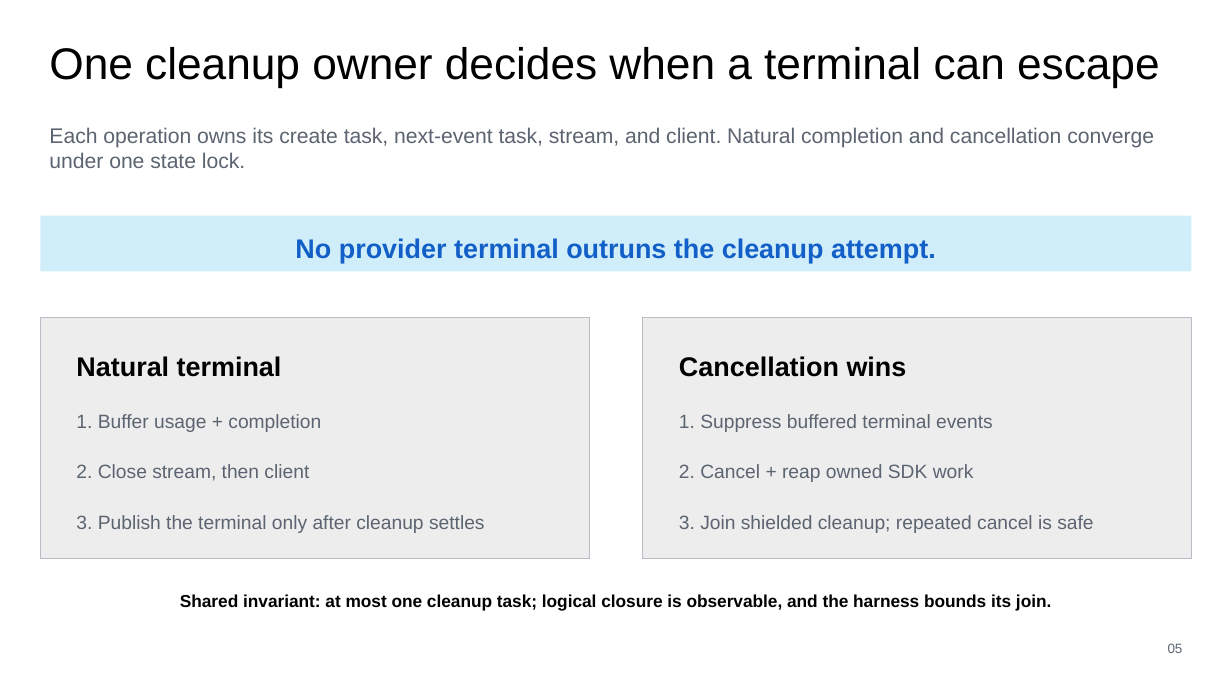
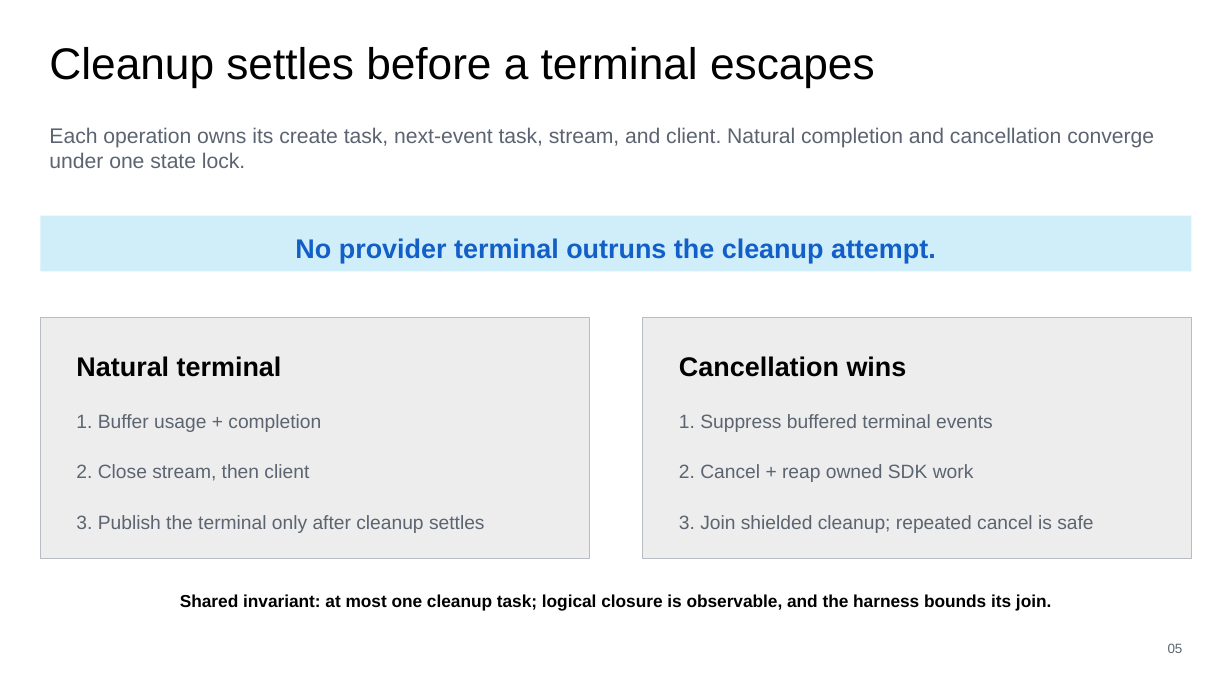
Before and after one commit to jimmie-potts/code-assist-harness, a slide deck: slide 5 of docs/lessons/assets/cah-023-openai-responses-adapter.pptx. Drawn at 1232x693 pixels with LibreOffice and Linux fonts; fonts in the diff are those of the drawing. Boxes give left, top, right and bottom in pixels: in the first picture for what was removed or moved away, otherwise in the second. Text is boxed around its words. In the diff, an @@ line names an element or a change of style, - is before the commit and + after.

```diff
--- a/docs/lessons/assets/cah-023-openai-responses-adapter.pptx
+++ b/docs/lessons/assets/cah-023-openai-responses-adapter.pptx
@@ text at (49, 47, 875, 88): text changed @@
-One cleanup owner decides when a terminal can escape
+Cleanup settles before a terminal escapes
```
Also in this commit, not shown: 5 other slides changed, 27 other files.
